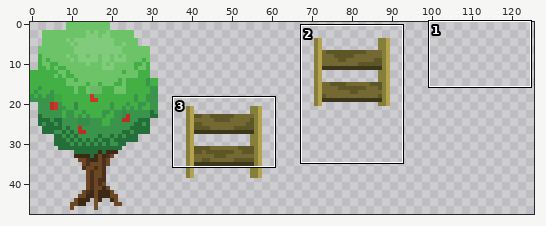
A sprite sheet gets an edit: server/public/assets/game/tilesets/3x2.png. The first picture is a wide view before the edit; the outline marks the close-up.
Close-up. The starting point:
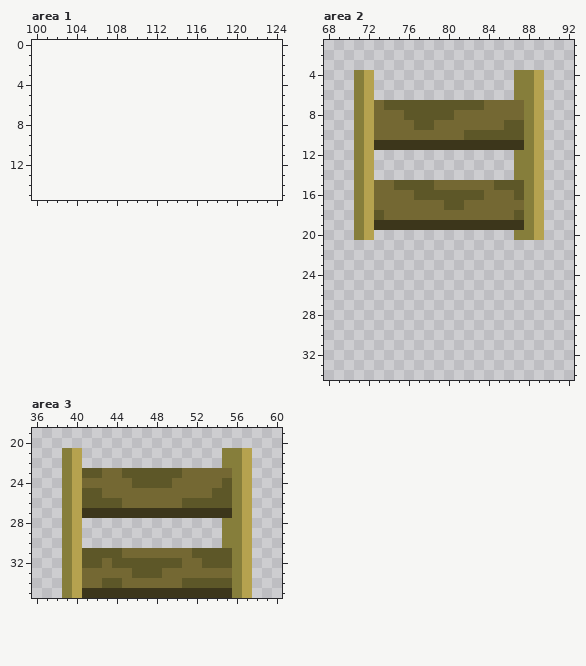
The file is 96x48 pixels. Colours within 5 levels of each other are drawn and written as one. Shown: area 1: x 100..124, y 0..15; area 2: x 68..92, y 1..34; area 3: x 36..60, y 19..35. The old version is drawn lined up with the new one, on the new canvas. The wide view leaves out empty margins.
And afterwards:
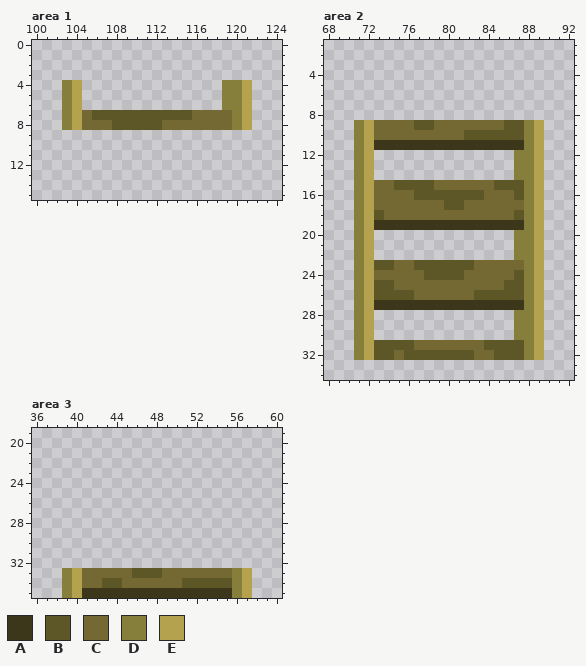
Palette (. is transparent): A #3c361b  B #5d5728  C #746833  D #867e3b  E #b5a24f
From old to new:
canvas 96x48 -> 128x48
--- area 1
@@ x 100..124 @@
  3 .........................
- 4 .........................
- 5 .........................
- 6 .........................
- 7 .........................
- 8 .........................
+ 4 ...DE..............DDE...
+ 5 ...DE..............DDE...
+ 6 ...DE..............DDE...
+ 7 ...DECBBBBBBBBBBCCCCDE...
+ 8 ...DECCCBBBBBCCCCCCCDE...
  9 .........................
--- area 2
@@ x 68..92 @@
  3 .........................
- 4 ...DE..............DDE...
- 5 ...DE..............DDE...
- 6 ...DE..............DDE...
- 7 ...DECBBBBBBBBBBCCCCDE...
- 8 ...DECCCBBBBBCCCCCCCDE...
+ 4 .........................
+ 5 .........................
+ 6 .........................
+ 7 .........................
+ 8 .........................
  9 ...DECCCCBBCCCCCCCBBDE...
@@ x 68..92 @@
 20 ...DE..............DDE...
-21 .........................
-22 .........................
-23 .........................
-24 .........................
-25 .........................
-26 .........................
-27 .........................
-28 .........................
-29 .........................
-30 .........................
-31 .........................
-32 .........................
+21 ...DE..............DDE...
+22 ...DE..............DDE...
+23 ...DEBBCCBBBBBBCCCCCDE...
+24 ...DECCCCCBBBBCCCCCBDE...
+25 ...DEBBCCCCCCCCCCCBBDE...
+26 ...DEBBBBCCCCCCBBBBBDE...
+27 ...DEAAAAAAAAAAAAAAADE...
+28 ...DE..............DDE...
+29 ...DE..............DDE...
+30 ...DE..............DDE...
+31 ...DEBBBBCCCCCCCBBBBDE...
+32 ...DEBBCBBBBBBBCCBBBDE...
 33 .........................
--- area 3
@@ x 36..60 @@
 20 .........................
-21 ...DE..............DDE...
-22 ...DE..............DDE...
-23 ...DEBBCCBBBBBBCCCCCDE...
-24 ...DECCCCCBBBBCCCCCBDE...
-25 ...DEBBCCCCCCCCCCCBBDE...
-26 ...DEBBBBCCCCCCBBBBBDE...
-27 ...DEAAAAAAAAAAAAAAADE...
-28 ...DE..............DDE...
-29 ...DE..............DDE...
-30 ...DE..............DDE...
-31 ...DEBBBBCCCCCCCBBBBDE...
-32 ...DEBBCBBBBBBBCCBBBDE...
+21 .........................
+22 .........................
+23 .........................
+24 .........................
+25 .........................
+26 .........................
+27 .........................
+28 .........................
+29 .........................
+30 .........................
+31 .........................
+32 .........................
 33 ...DECCCCCBBBCCCCCCCDE...
Changed places in both close-ups, as pixel boxes (x1, y1, x2, y2):
added: (62, 80, 252, 130)
erased: (354, 70, 544, 120)
added: (354, 240, 544, 360)
erased: (62, 448, 252, 568)
